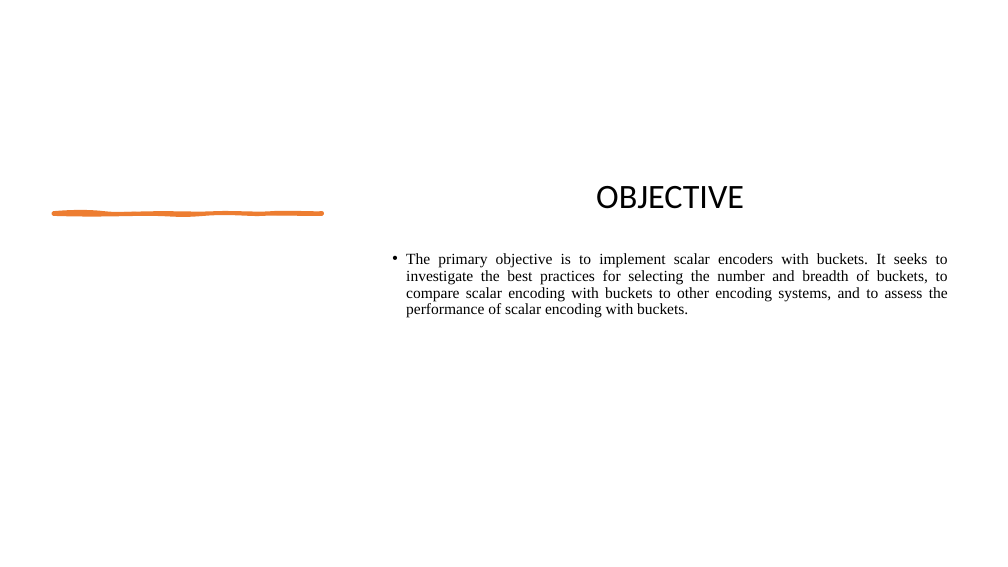
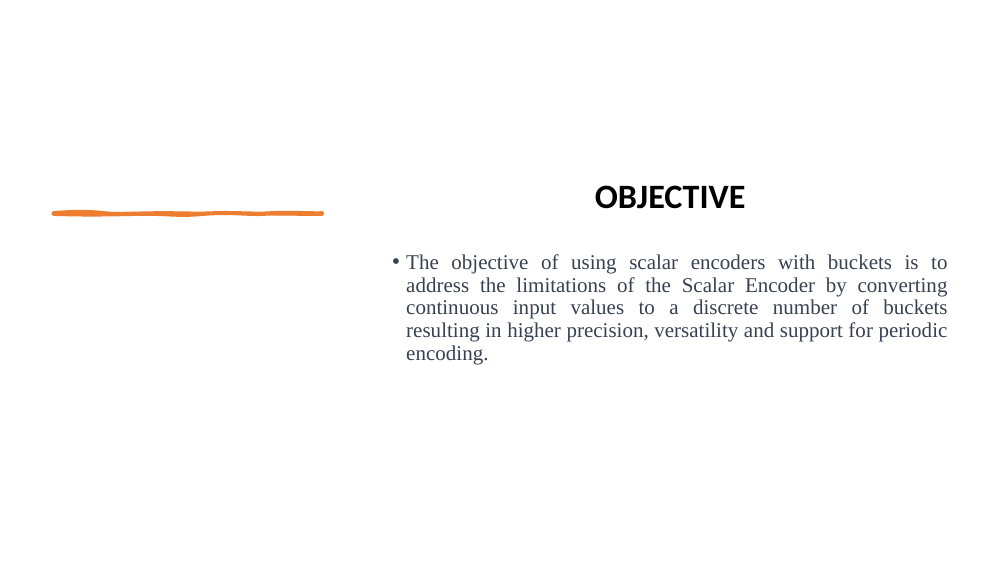
Before and after one commit to sahithkumar1999/neocortexapi, a slide deck: slide 2 of source/NeoCortexApi/Documents/Group Presentation[ScalarEncoder with Buckets].pptx. Drawn at 1008x567 pixels with LibreOffice and Linux fonts; fonts in the diff are those of the drawing. Boxes give left, top, right and bottom in pixels: in the first picture for what was removed or moved away, otherwise in the second. Text is boxed around its words. In the diff, an @@ line names an element or a change of style, - is before the commit and + after.

```diff
--- a/source/NeoCortexApi/Documents/Group Presentation[ScalarEncoder with Buckets].pptx
+++ b/source/NeoCortexApi/Documents/Group Presentation[ScalarEncoder with Buckets].pptx
@@ text "OBJECTIVE" at [595, 185, 746, 209]: bold on @@
@@ text at [406, 254, 948, 364]: text changed; size 14.8 to 20 pt; text colour #000000 to #374151 @@
-• The primary objective is to implement scalar encoders with buckets. It seeks to investigate the best practices for selecting the number and breadth of buckets, to compare scalar encoding with buckets to other encoding systems, and to assess the performance of scalar encoding with buckets.
+• The objective of using scalar encoders with buckets is to address the limitations of the Scalar Encoder by converting continuous input values to a discrete number of buckets resulting in higher precision, versatility and support for periodic encoding.
```
Also in this commit, not shown: 7 other slides changed, 5 slides added, 1 slide removed.
